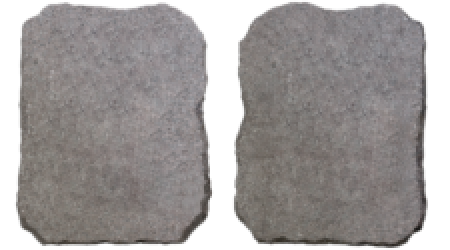
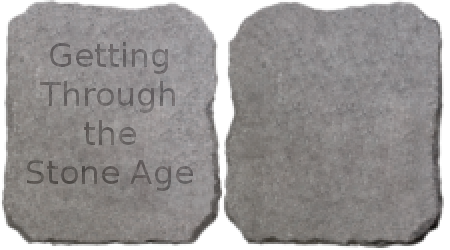
Revision of a layered 450px x 250px image; what changed, layer by layer:
showed "tablet stone.jpg copy", painted on it over 12, 0, 431, 250
painted on "tablet stone.jpg" over 0, 0, 444, 250
